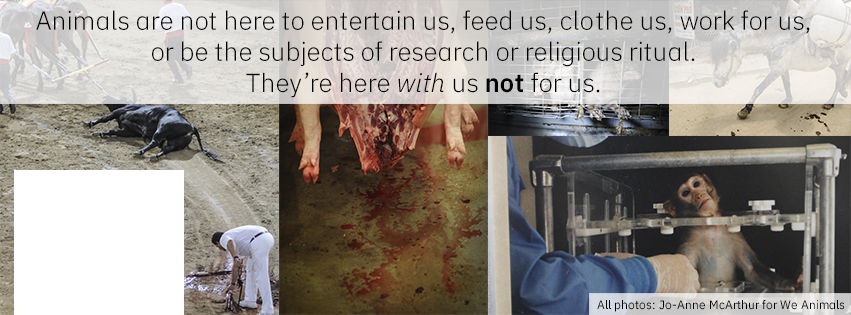
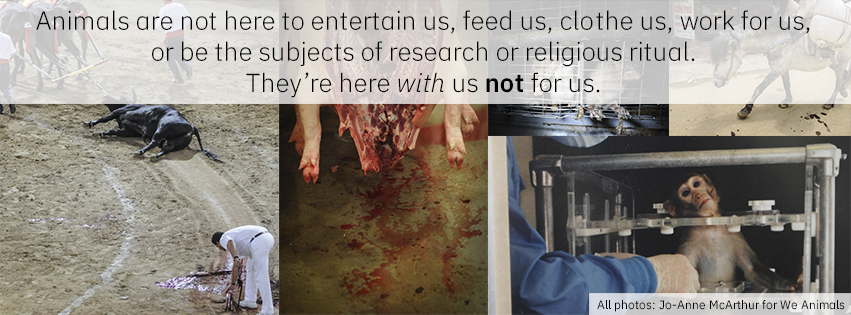
Revision of a layered 851 x 315 image; what changed, layer by layer:
hid "Profile Image Slug" over 14, 170, 184, 315
